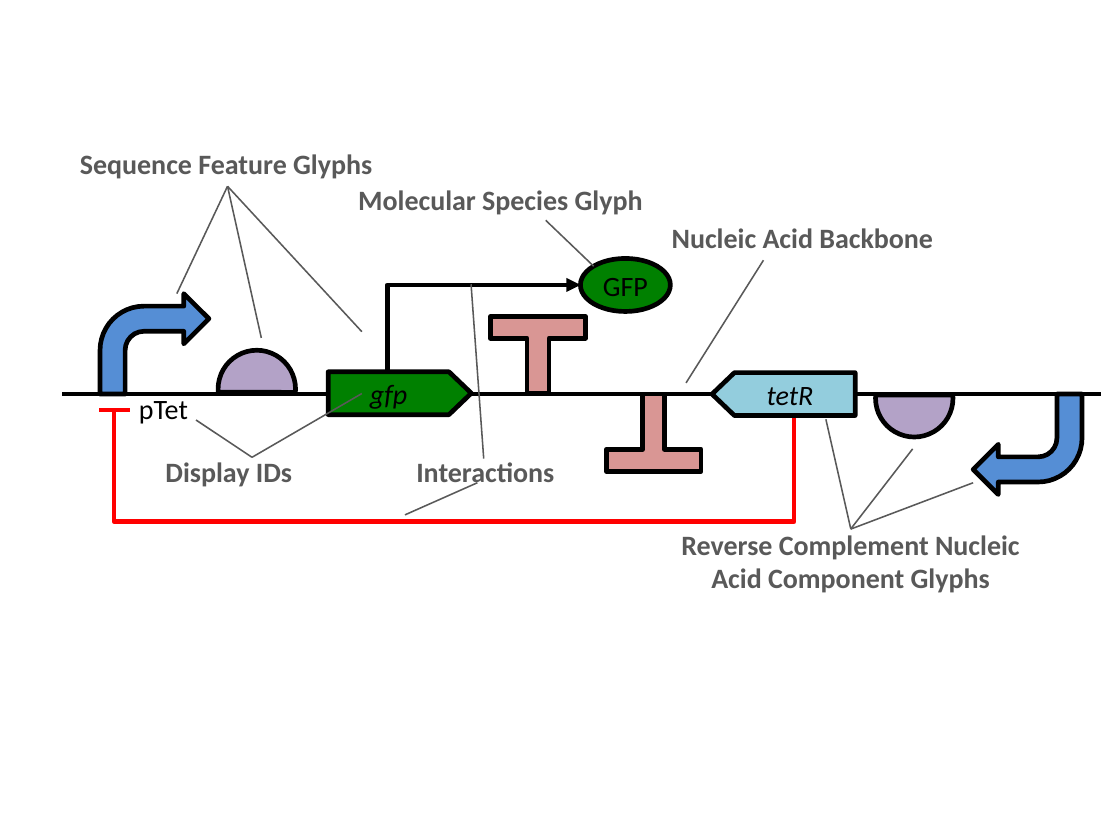
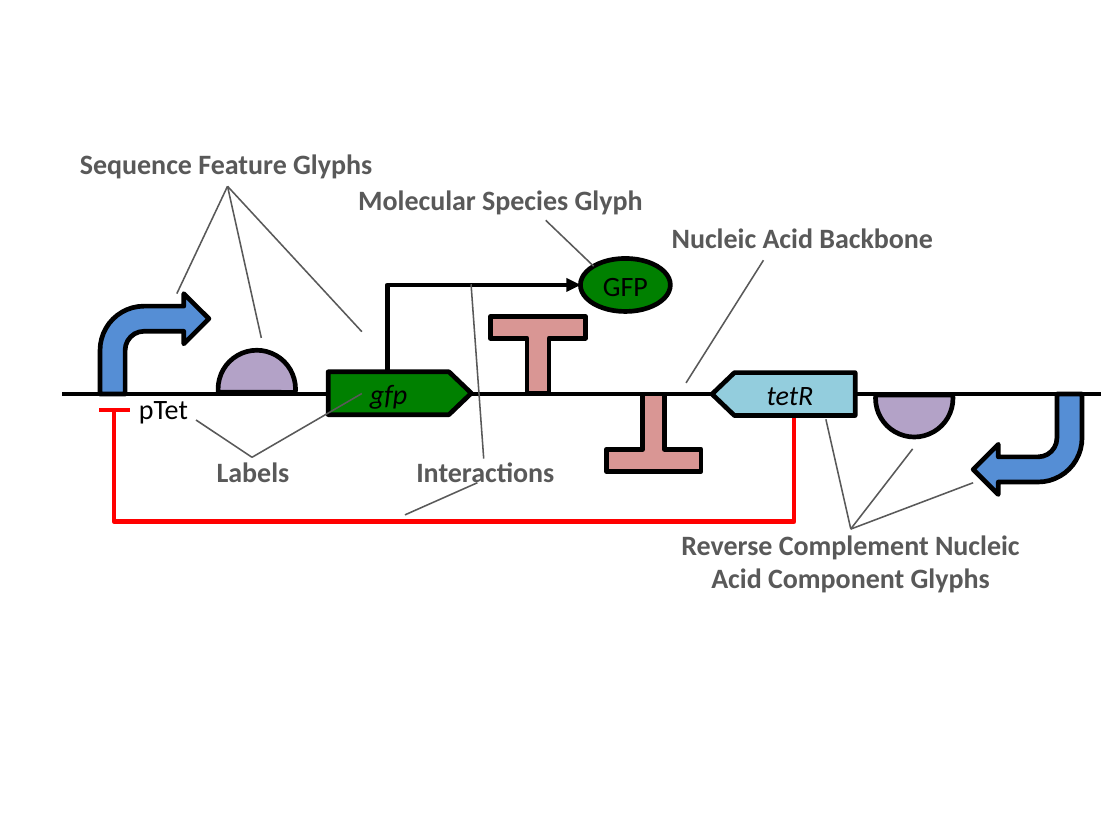
Before and after one commit to SynBioDex/SBOL-visual, a slide deck: slide 1 of specification/imgsrc/sbolv_general.pptx. Drawn at 1120x840 pixels with LibreOffice and Linux fonts; fonts in the diff are those of the drawing. Boxes give left, top, right and bottom in pixels: in the first picture for what was removed or moved away, otherwise in the second. Text is boxed around its words. In the diff, an @@ line names an element or a change of style, - is before the commit and + after.

```diff
--- a/specification/imgsrc/sbolv_general.pptx
+++ b/specification/imgsrc/sbolv_general.pptx
@@ text at box(217, 462, 290, 482): text changed @@
-Display IDs
+Labels
```
Also in this commit, not shown: 1 other file.
